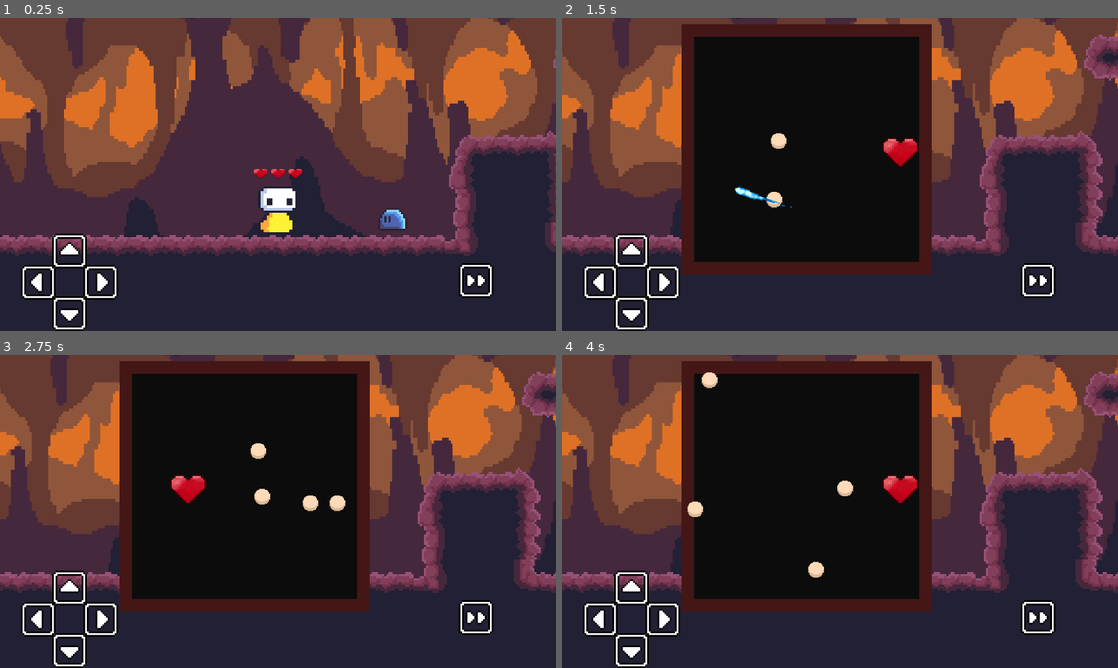
Above: before the commit, frames 1-4 (two rows, left to right).
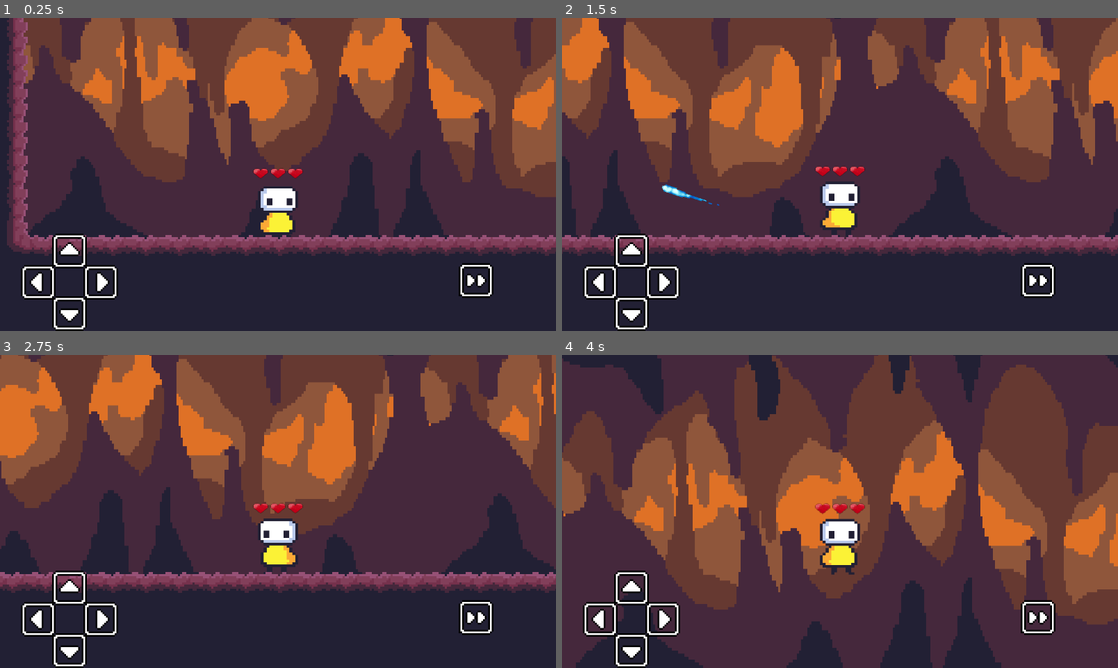
Above: after the commit, the same moments.

Repository: yanaexe/Global-Classroom-Project
Game: Godot game, scene res://scenes/stage_1.tscn
Same seed, same stepped clock (60 frames per second), same inputs: the game is played once before the commit and once after it.
Inputs (mouse positions are in pixels of both pictures, inside the frame that each line leads up to):
- Up to frame 1 (0.25 s): no input
- Up to frame 2 (1.5 s): move the mouse to (962, 158) at 0.52 s; hold D (dodgeMG_right) from 0.53 s (still down); tap Shift (dash) at 0.6 s; click (962, 158) at 0.67 s; tap Space (jump) at 0.77 s; move the mouse to (728, 190) at 1.27 s; tap E (fire) at 1.35 s
- Up to frame 3 (2.75 s): tap Space (jump) at 1.52 s; move the mouse to (333, 442) at 2.02 s; release D (dodgeMG_right) at 2.03 s; hold A (dodgeMG_left) from 2.03 s (still down); tap Shift (dash) at 2.1 s
- Up to frame 4 (4 s): move the mouse to (812, 574) at 2.77 s; release A (dodgeMG_left) at 2.78 s; hold D (dodgeMG_right) from 2.78 s (still down); tap E (fire) at 2.85 s; click (812, 574) at 2.92 s; tap Space (jump) at 3.02, 3.77 s; move the mouse to (1006, 558) at 3.52 s; tap Shift (dash) at 3.6 s

The runs differ from the first frame. In frame 1, 50% of the frame differs, in the area x 0-100%, y 0-76%; in frame 2, 64%; in frame 3, 64%; in frame 4, 83%, in the area x 0-100%, y 0-100%.

Commit message:
jokes i lied, NOW it's fixed

Diff:
--- /dev/null
+++ b/scenes/enemy_spawner.gd
@@ -0,0 +1,22 @@
+extends Node2D
+
+@export var slime_scene: PackedScene
+@export var spawn_count: int = 3
+@export var spawn_area: Rect2 = Rect2(Vector2(0, 0), Vector2(1024, 600)) # adjust this to fit your stage
+
+func _ready():
+	for i in range(spawn_count):
+		spawn_slime()
+
+func spawn_slime():
+	if slime_scene:
+		var slime = slime_scene.instantiate()
+		print("Slime scene is working")
+		var rand_x = randf_range(spawn_area.position.x, spawn_area.position.x + spawn_area.size.x)
+		var rand_y = randf_range(spawn_area.position.y, spawn_area.position.y + spawn_area.size.y)
+
+		slime.global_position = Vector2(rand_x, rand_y)
+
+		get_parent().add_child(slime)
+	else:
+		print("❌ Slime scene not assigned!")
--- a/scenes/stage_1.tscn
+++ b/scenes/stage_1.tscn
@@ -1,6 +1,7 @@
-[gd_scene load_steps=10 format=3 uid="uid://djj0cjii8hxaa"]
+[gd_scene load_steps=11 format=3 uid="uid://djj0cjii8hxaa"]
 
 [ext_resource type="Texture2D" uid="uid://cd14kql1cb60f" path="res://backgrounds/repeatable_cave_bg.png" id="1_yyqkx"]
+[ext_resource type="Script" uid="uid://pl46i1fjr5i7" path="res://scenes/enemy_spawner.gd" id="2_tgiw8"]
 [ext_resource type="PackedScene" uid="uid://d33issu1eff0t" path="res://scenes/character_player.tscn" id="2_y0l7d"]
 [ext_resource type="Texture2D" uid="uid://dhl1ygbenk774" path="res://backgrounds/cave_platform.png" id="3_qbnk2"]
 [ext_resource type="Texture2D" uid="uid://bxhe71fk6gg8" path="res://backgrounds/platforms.png" id="4_e77qm"]
@@ -96,10 +97,17 @@
 texture = ExtResource("1_yyqkx")
 centered = false
 
+[node name="enemy_spawner" type="Node2D" parent="."]
+script = ExtResource("2_tgiw8")
+slime_scene = ExtResource("5_kx1yv")
+spawn_count = 6
+spawn_area = Rect2(0, 0, 320, 90)
+
 [node name="enemy_slime" parent="." instance=ExtResource("5_kx1yv")]
 position = Vector2(232, 122)
 
 [node name="character_player" parent="." instance=ExtResource("2_y0l7d")]
+position = Vector2(-910, 80)
 scale = Vector2(2.76, 2.3221)
 
 [node name="stage_platform" type="TileMap" parent="."]
--- a/scripts/dodge_minigame.gd
+++ b/scripts/dodge_minigame.gd
@@ -13,12 +13,17 @@
 	print("Minigame started!")
 	visible = true
 
-	var screen_size = get_viewport_rect().size
-	position = screen_size / 2 - size / 2
-	print("Centered at:", position)
+	var camera := get_viewport().get_camera_2d()
+	if camera:
+		var camera_screen_pos := get_viewport().get_camera_2d().get_screen_center_position()
+		position = camera_screen_pos - size / 2
+		print("Centered at camera screen center:", position)
+	else:
+		print("⚠️ No camera found")
 
 	timer.start()
 	bullet_spawner.set_process(true)
+
 func _on_Timer_timeout():
 	print("You survived!")
 	var bullet_spawner = get_node("BattleBox/BulletSpawner")
Not shown, added: scenes/enemy_spawner.gd.uid
